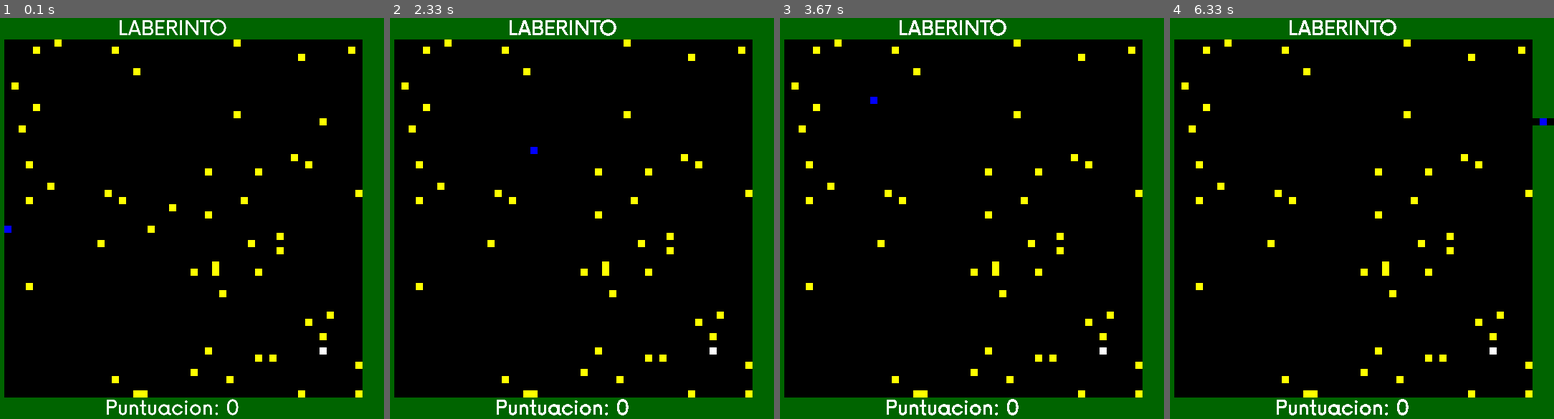
Above: before the commit, frames 1-4 (left to right).
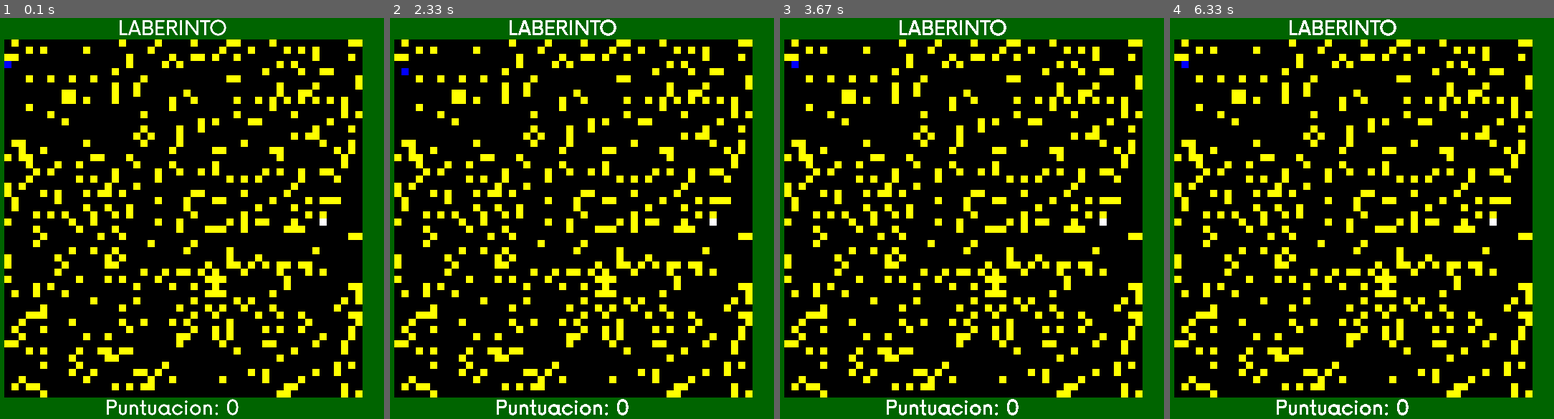
Above: after the commit, the same moments.

Repository: BryanManzano2016/pythonLaberinto
Game: pygame game, started from main.py
Two runs of this game, one before a commit and one after it. Both use one fixed random seed, a clock stepped at 60 frames per second and the inputs below.
Inputs:
- Up to frame 1 (0.1 s): no input
- Up to frame 2 (2.33 s): hold Right 0.33-0.8 s; hold Up 0.83-1.13 s; hold Right 1.17-1.63 s; hold Left 1.67-2.2 s; hold Down from 2.23 s (still down)
- Up to frame 3 (3.67 s): release Down at 2.53 s; hold Left 2.57-2.97 s; hold Up 3-3.37 s; hold Right from 3.4 s (still down)
- Up to frame 4 (6.33 s): release Right at 4.03 s; hold Down 4.07-4.43 s; hold Left 4.47-4.93 s; hold Right 4.97-5.43 s; hold Up 5.47-5.77 s; hold Right 5.8-6.27 s; hold Left from 6.3 s (still down)

The runs differ from the first frame. In frame 1, 15% of the frame differs, in the area x 1-95%, y 5-95%; in frame 2, 14%; in frame 3, 14%; in frame 4, 14%.

Commit message:
Laberinto, meta y jugador accesibles 2

Diff:
--- a/src/Config.py
+++ b/src/Config.py
@@ -6,7 +6,7 @@
         'fps': 45,
         'bumper_size': 30,
         'square_size': 10,
-        'number_squares': 50
+        'number_squares': 400
     },
     'colors': {
         'white': (255, 255, 255),
--- a/src/Game.py
+++ b/src/Game.py
@@ -18,6 +18,18 @@
 
         self.score = 0
 
+    def clean(self, clean_pos):
+        pygame.draw.rect(
+            self.display,
+            Config['colors']['black'],
+            [
+                clean_pos[0],
+                clean_pos[1],
+                Config['game']['square_size'],
+                Config['game']['square_size']
+            ]
+        )
+
     def loop(self):
 
         clock = pygame.time.Clock()
@@ -27,26 +39,24 @@
         count_sq = 0
 
         #Posiciones jugables
-        posx_square = [e for e in range(self.bumper,
+
+        positions_free = [ [e, f] for e in range(self.bumper,
                                         self.width_able - self.bumper + self.square_size * 3,
-                                        self.square_size)]
-        posy_square = [e for e in range(self.bumper,
+                                        self.square_size)
+                          for f in range(self.bumper,
                                         self.height_able - self.bumper + self.square_size * 3,
                                         self.square_size)]
 
         #Creacion y ubicacion de jugadores y meta
-        posxP_random = random.choice(posx_square)
-        posyP_random = random.choice(posy_square)
-        positions.append([posxP_random, posyP_random])
-        player_1 = Player(self.display, posxP_random, posyP_random)
+        # dsadd
+        posP = random.choice(positions_free)
+        positions_free.remove(posP)
+        player_1 = Player(self.display, posP)
 
-        posxW_random = random.choice(posx_square)
-        posyW_random = random.choice(posy_square)
-        positions.append([posxW_random, posyW_random])
-        pointWin = PointWin(self.display, posxW_random, posyW_random)
-
-        x_change = 0
-        y_change = 0
+        posW = random.choice(positions_free)
+        positions_free.remove(posW)
+        positions.append(posW)
+        pointWin = PointWin(self.display, posW)
 
         # Fill background and draw game area
         self.display.fill(Config['colors']['green'])
@@ -65,12 +75,11 @@
 
         while count_sq < Config['game']['number_squares']:
 
-            posx_random = random.choice(posx_square)
-            posy_random = random.choice(posy_square)
+            posObj = random.choice(positions_free)
+            positions_free.remove(posObj)
+            positions.append(posObj)
 
-            if [posx_random, posy_random] not in positions:
-                positions.append([posx_random, posy_random])
-                count_sq += 1
+            count_sq += 1
 
         for x in positions:
             pygame.draw.rect(
@@ -85,7 +94,7 @@
             )
 
         while True:
-            #sleep(1)
+
             for event in pygame.event.get():
                 # Si se sale del programa
                 if event.type == pygame.QUIT:
@@ -93,23 +102,37 @@
 
                 # Si se presiona una tecla
                 if event.type == pygame.KEYDOWN:
+
+                    soon_pos = [player_1.get_posx(), player_1.get_posy()]
+                    old_pos = soon_pos[:]
+
                     if event.key == pygame.K_LEFT:
-                        x_change = -self.square_size
-                        y_change = 0
+                        soon_pos[0] += -self.square_size
+                        if soon_pos in positions_free:
+                            player_1.move(soon_pos)
+                            self.clean(old_pos)
+
                     elif event.key == pygame.K_RIGHT:
-                        x_change = self.square_size
-                        y_change = 0
+                        soon_pos[0] += self.square_size
+                        if soon_pos not in positions:
+                            player_1.move(soon_pos)
+                            self.clean(old_pos)
+
                     elif event.key == pygame.K_UP:
-                        x_change = 0
-                        y_change = -self.square_size
+                        soon_pos[1] += -self.square_size
+                        if soon_pos not in positions:
+                            player_1.move(soon_pos)
+                            self.clean(old_pos)
+
                     elif event.key == pygame.K_DOWN:
-                        x_change = 0
-                        y_change = self.square_size
+                        soon_pos[1] += self.square_size
+                        if soon_pos not in positions:
+                            player_1.move(soon_pos)
+                            self.clean(old_pos)
 
             # Draw an jugador
             point_rect = pointWin.draw()
 
-            player_1.move(x_change, y_change, positions)
             player_rect = player_1.draw()
 
             # Detect collision with point of wein
--- a/src/Player.py
+++ b/src/Player.py
@@ -4,9 +4,9 @@
 from src.Config import Config
 
 class Player:
-    def __init__(self, display, pos_x, pos_y):
-        self.x_pos = pos_x
-        self.y_pos = pos_y
+    def __init__(self, display, posP):
+        self.x_pos = posP[0]
+        self.y_pos = posP[1]
         self.display = display
 
     def draw(self):
@@ -21,17 +21,22 @@
             ]
         )
 
-    def move(self, x_change, y_change, pos_free):
-        if [self.x_pos] not in pos_free:
-            pygame.draw.rect(
-                self.display,
-                Config['colors']['black'],
-                [
-                    self.x_pos,
-                    self.y_pos,
-                    Config['game']['square_size'],
-                    Config['game']['square_size']
-                ]
-            )
-            self.x_pos += x_change
-            self.y_pos += y_change
+    def move(self, soon_pos):
+        pygame.draw.rect(
+            self.display,
+            Config['colors']['black'],
+            [
+                soon_pos[0],
+                soon_pos[1],
+                Config['game']['square_size'],
+                Config['game']['square_size']
+            ]
+        )
+        self.x_pos = soon_pos[0]
+        self.y_pos = soon_pos[1]
+
+    def get_posx(self):
+        return self.x_pos
+
+    def get_posy(self):
+        return self.y_pos
--- a/src/PointWin.py
+++ b/src/PointWin.py
@@ -5,9 +5,9 @@
 
 
 class PointWin:
-    def __init__(self, display, pos_x, pos_y):
-        self.x_pos = pos_x
-        self.y_pos = pos_y
+    def __init__(self, display, posW):
+        self.x_pos = posW[0]
+        self.y_pos = posW[1]
         self.display = display
 
     # Retorna un rectangulo
